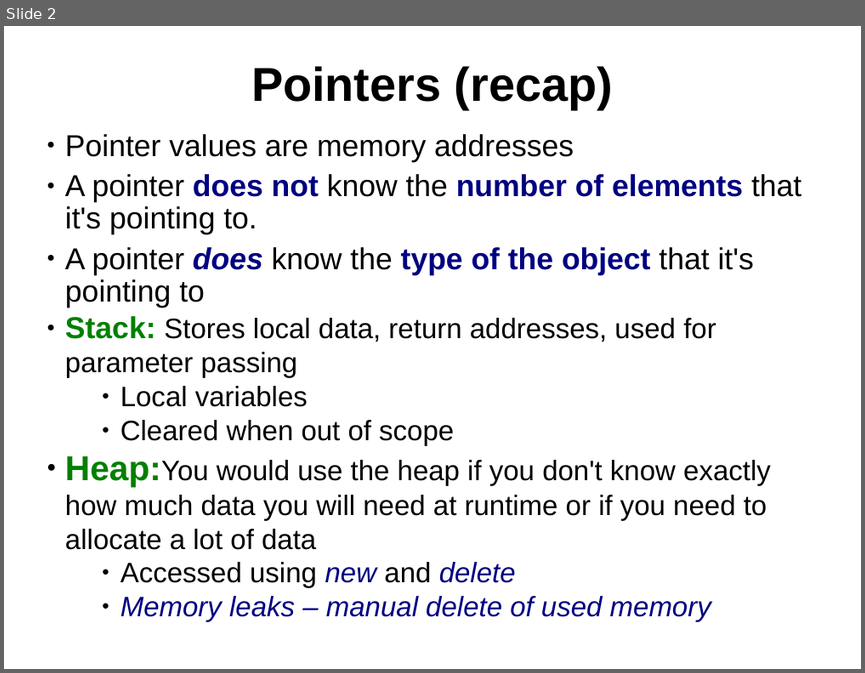
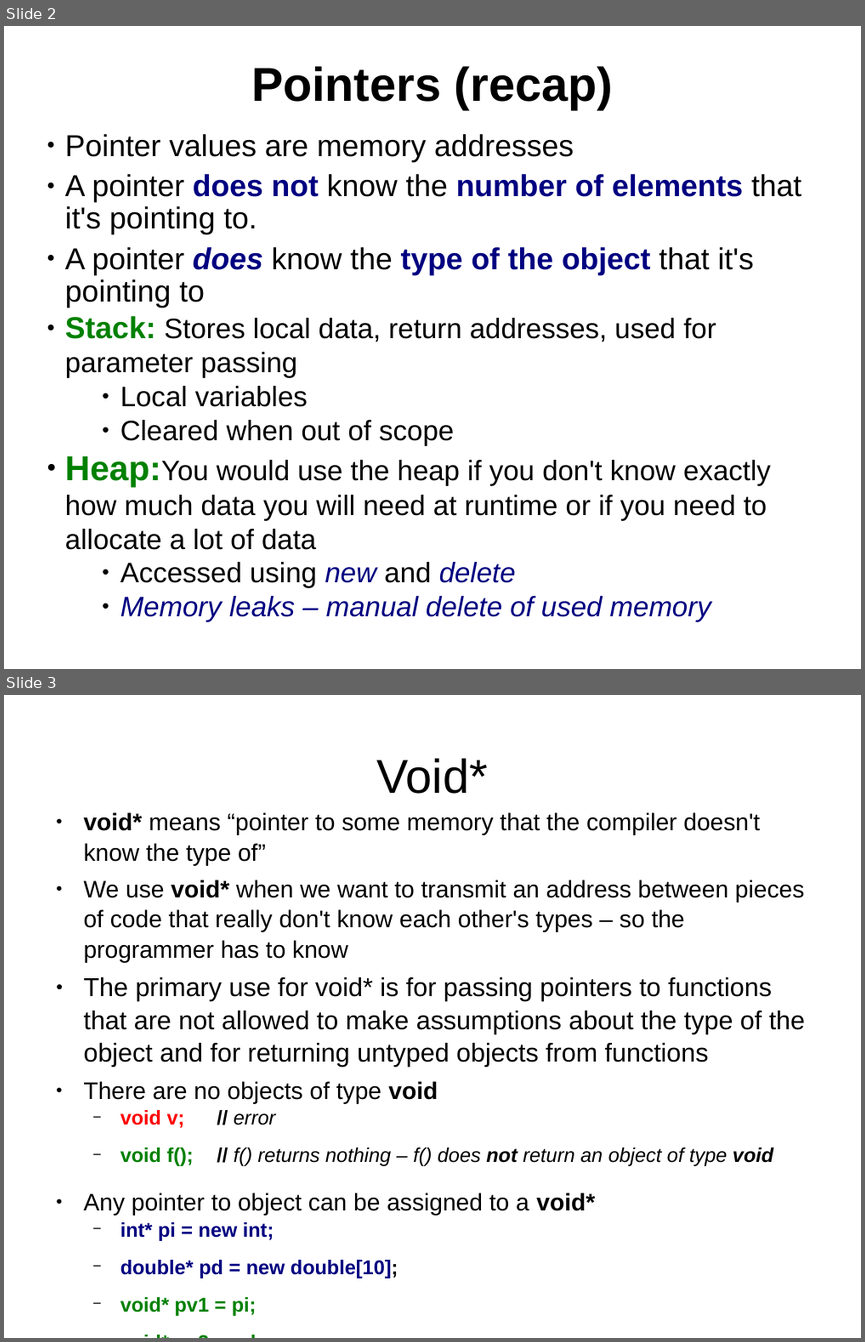
Before and after one commit to kks32/cpp-software-development, a slide deck: Ex7_Pointers_II/Ex7_Pointers-II.odp. Shown one above the other, each under a label of ours: slide 2 before the commit, slides 2 and 3 after it. The pictures are 865x673 and 865x1342 pixels, drawn with LibreOffice and Linux fonts; fonts in the diff are those of the drawing. Boxes give left, top, right and bottom in pixels: in the first picture for what was removed or moved away, otherwise in the second. Text is boxed around its words. In the diff, an @@ line names an element or a change of style, - is before the commit and + after.

Commit message:
void* and Ex6 - Warnings

```diff
--- a/Ex7_Pointers_II/Ex7_Pointers-II.odp
+++ b/Ex7_Pointers_II/Ex7_Pointers-II.odp
@@ slide 3 added at [4,695,861,1338], background #FFFFFF @@
@@ title added at [377,758,488,794], 44 pt, text #000000 @@
+Void*
@@ text added at [84,812,805,1315], 22.2 pt, text #000000 @@
+● void* means “pointer to some memory that the compiler doesn't know the type of”
+● We use void* when we want to transmit an address between pieces of code that really don't know each other's types – so the programmer has to know
+● The primary use for void* is for passing pointers to functions that are not allowed to make assumptions about the type of the object and for returning untyped objects from functions
+● There are no objects of type void
+  − void v; // error
+  − void f(); // f() returns nothing – f() does not return an object of type void
+● Any pointer to object can be assigned to a void*
+  − int* pi = new int;
+  − double* pd = new double[10];
+  − void* pv1 = pi;
+  − void* pv2 = pd;
```
Also in this commit, not shown: 4 other slides added, 3 other files.
